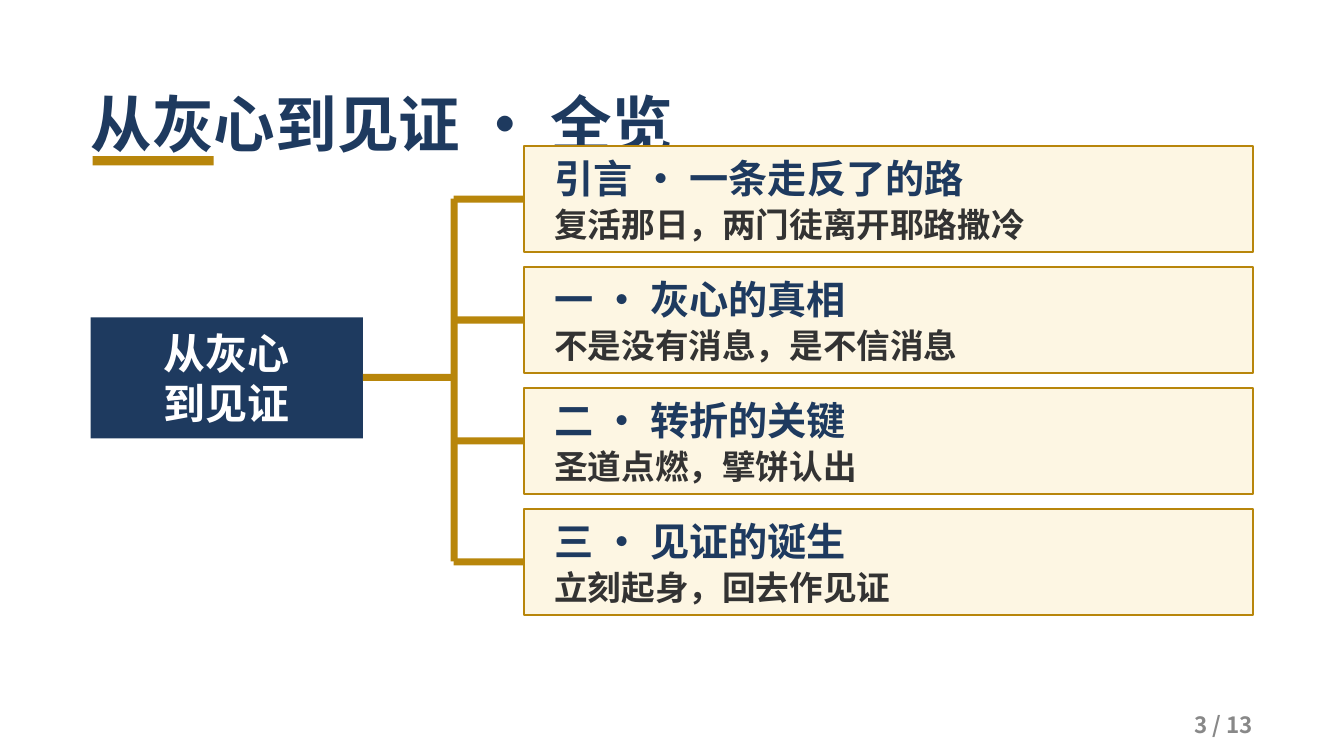
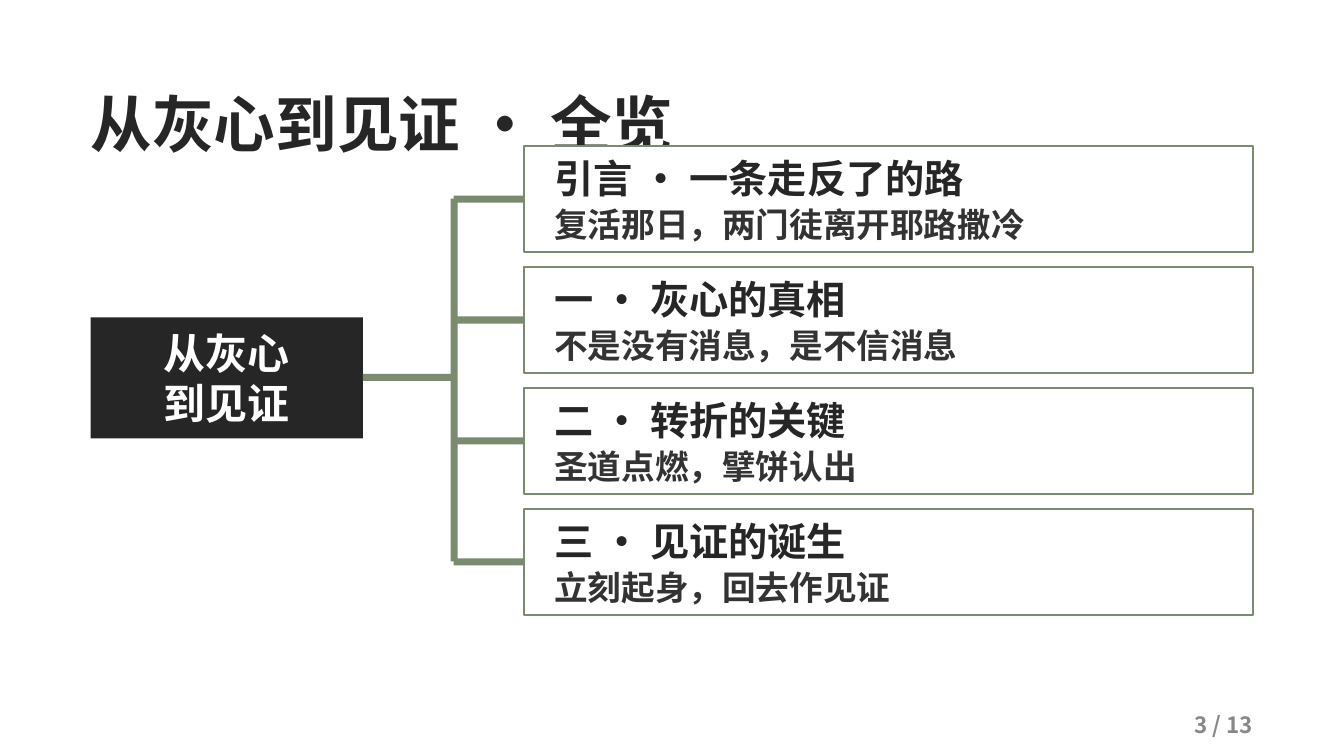
Before and after one commit to kaylechou/propresenter-lyric-tool, a slide deck: slide 3 of docs/从灰心到见证.pptx. Drawn at 1344x756 pixels with LibreOffice and Linux fonts; fonts in the diff are those of the drawing; background and template pictures are left out. Boxes give left, top, right and bottom in pixels: in the first picture for what was removed or moved away, otherwise in the second. Text is boxed around its words. In the diff, an @@ line names an element or a change of style, - is before the commit and + after.

Commit message:
更新讲道 PPT《从灰心到见证》v3：微风主题

```diff
--- a/docs/从灰心到见证.pptx
+++ b/docs/从灰心到见证.pptx
@@ text "从灰心到见证 · 全览" at (x1=91, y1=94, x2=673, y2=163): text colour #1E3A5F to #262626 @@
@@ rectangle removed at (x1=93, y1=156, x2=214, y2=165) @@
@@ text in rectangle at (x1=554, y1=159, x2=964, y2=197): text colour #1E3A5F to #262626 in "引言 · 一条走反了的路" @@
@@ fill #B8860B to #7A8B6F in 6 elements at (x1=363, y1=374, x2=454, y2=381), (x1=454, y1=196, x2=524, y2=203), (x1=454, y1=317, x2=524, y2=324), (x1=454, y1=438, x2=524, y2=445), (x1=454, y1=559, x2=524, y2=566), (x1=451, y1=199, x2=458, y2=562) @@
@@ text in rectangle at (x1=554, y1=280, x2=846, y2=318): text colour #1E3A5F to #262626 in "一 · 灰心的真相" @@
@@ rectangle "从灰心" at (x1=91, y1=318, x2=363, y2=439): fill #1E3A5F to #262626 @@
@@ text in rectangle at (x1=554, y1=401, x2=846, y2=439): text colour #1E3A5F to #262626 in "二 · 转折的关键" @@
@@ fill #FDF6E3 to #FFFFFF; outline #B8860B 1.25 pt to #7A8B6F 1.25 pt in 4 elements at (x1=524, y1=146, x2=1253, y2=252), (x1=524, y1=267, x2=1253, y2=373), (x1=524, y1=388, x2=1253, y2=494), (x1=524, y1=509, x2=1253, y2=615) @@
@@ text in rectangle at (x1=554, y1=522, x2=846, y2=560): text colour #1E3A5F to #262626 in "三 · 见证的诞生" @@
```
Also in this commit, not shown: 12 other slides changed.
